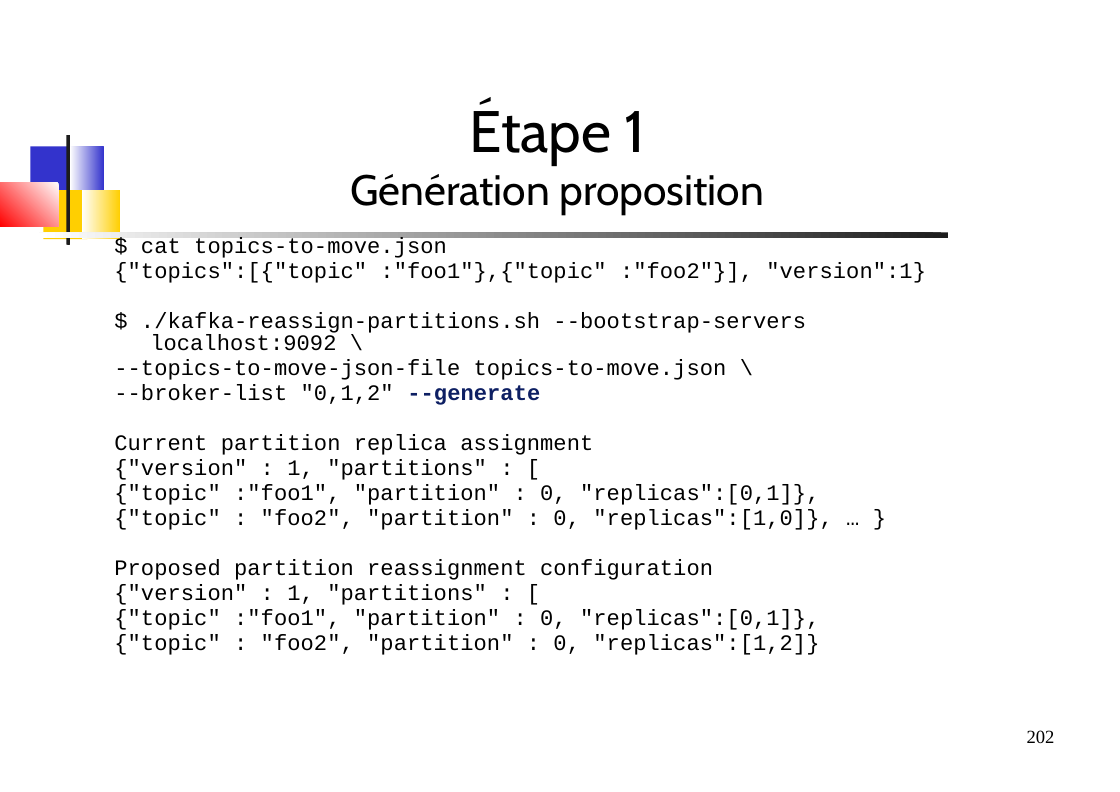
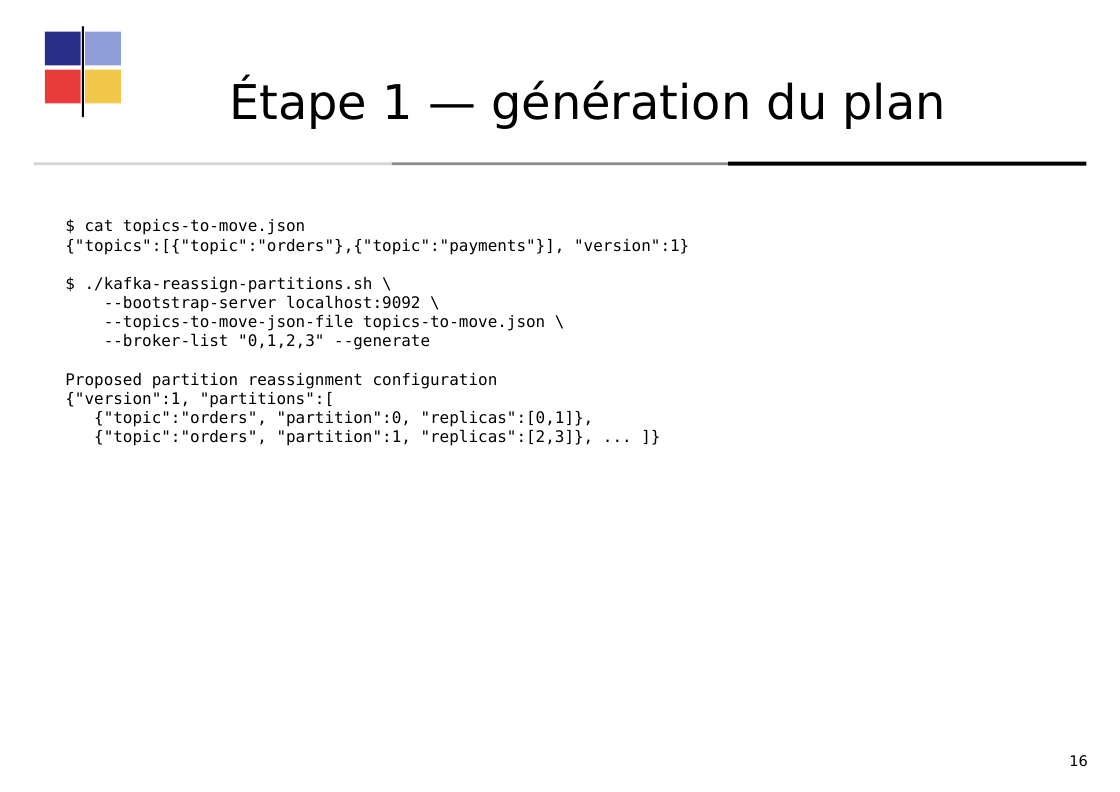
Before and after one commit to dthibau/kafka, a slide deck: slide 212 of KafkaAdmin.odp (slide 202 before the commit). Drawn at 1120x792 pixels with LibreOffice and Linux fonts; fonts in the diff are those of the drawing. Boxes give left, top, right and bottom in pixels: in the first picture for what was removed or moved away, otherwise in the second. Text is boxed around its words. In the diff, an @@ line names an element or a change of style, - is before the commit and + after.

```diff
--- a/KafkaAdmin.odp
+++ b/KafkaAdmin.odp
@@ line added from (82, 27) to (83, 117), #000000 1.5 pt @@
@@ rectangle added at (x1=45, y1=32, x2=80, y2=65), fill #2A2D86 @@
@@ rectangle added at (x1=85, y1=32, x2=121, y2=65), fill #8E9DD8 @@
@@ rectangle added at (x1=45, y1=70, x2=80, y2=103), fill #E83C3C @@
@@ rectangle added at (x1=85, y1=70, x2=121, y2=103), fill #F2C84B @@
@@ text at (x1=229, y1=80, x2=946, y2=129): text changed; size 32 to 36 pt; font Cabin to DejaVu Sans @@
-Étape 1
-Génération proposition
+Étape 1 — génération du plan
@@ line added from (34, 164) to (392, 164), #D4D4D4 2.01 pt @@
@@ line added from (392, 164) to (728, 164), #8C8C8C 2.01 pt @@
@@ line added from (728, 164) to (1086, 164), #000000 3 pt @@
@@ group removed at (x1=0, y1=135, x2=949, y2=245): 5 freeform shapes, 2 rounded rectangles @@
@@ text "$ cat topics-to-move.json" moved from (x1=114, y1=238, x2=926, y2=655) to (x1=65, y1=219, x2=689, y2=446) @@
@@ text at (x1=65, y1=239, x2=689, y2=312): text changed; size 16.6 to 12 pt; font Courier New to DejaVu Sans Mono @@
-{"topics":[{"topic" :"foo1"},{"topic" :"foo2"}], "version":1}
-$ ./kafka-reassign-partitions.sh --bootstrap-servers localhost:9092 \
+{"topics":[{"topic":"orders"},{"topic":"payments"}], "version":1}
+$ ./kafka-reassign-partitions.sh \
+--bootstrap-server localhost:9092 \
@@ text at (x1=65, y1=219, x2=545, y2=389): size 16.6 to 12 pt, font Courier New to DejaVu Sans Mono in "$ cat topics-to-move.json", "--topics-to-move-json-file topics-to-move.json \", "Proposed partition reassignment configuration"; indent changed; line spacing 0.8 to 1; less space between paragraphs @@
@@ text at (x1=104, y1=333, x2=430, y2=350): text changed; size 16.6 to 12 pt; font Courier New to DejaVu Sans Mono @@
---broker-list "0,1,2" --generate
-Current partition replica assignment
-{"version" : 1, "partitions" : [
-{"topic" :"foo1", "partition" : 0, "replicas":[0,1]},
-{"topic" : "foo2", "partition" : 0, "replicas":[1,0]}, … }
+--broker-list "0,1,2,3" --generate
@@ text at (x1=65, y1=392, x2=594, y2=446): text changed; size 16.6 to 12 pt; font Courier New to DejaVu Sans Mono @@
-{"version" : 1, "partitions" : [
-{"topic" :"foo1", "partition" : 0, "replicas":[0,1]},
-{"topic" : "foo2", "partition" : 0, "replicas":[1,2]}
+{"version":1, "partitions":[
+{"topic":"orders", "partition":0, "replicas":[0,1]},
+{"topic":"orders", "partition":1, "replicas":[2,3]}, ... ]}
@@ page number removed at (x1=1027, y1=730, x2=1055, y2=743) @@
-202
@@ text added at (x1=1069, y1=755, x2=1088, y2=767), 11 pt, text #000000 @@
+16
```
Also in this commit, not shown: 55 other slides changed, 98 slides added, 73 slides removed, 23 other files.
